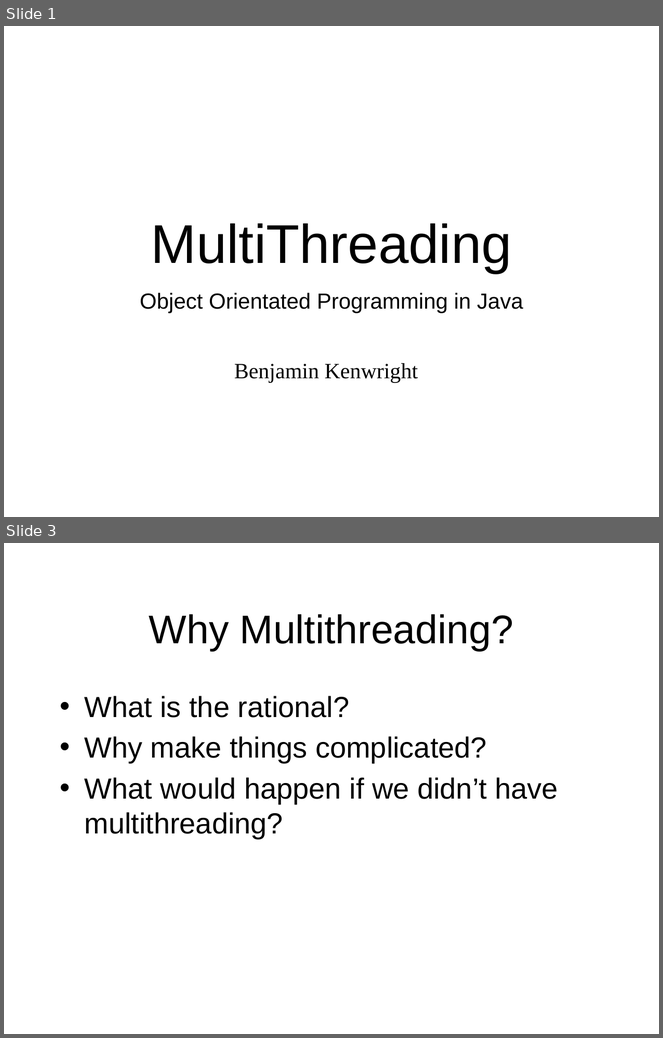
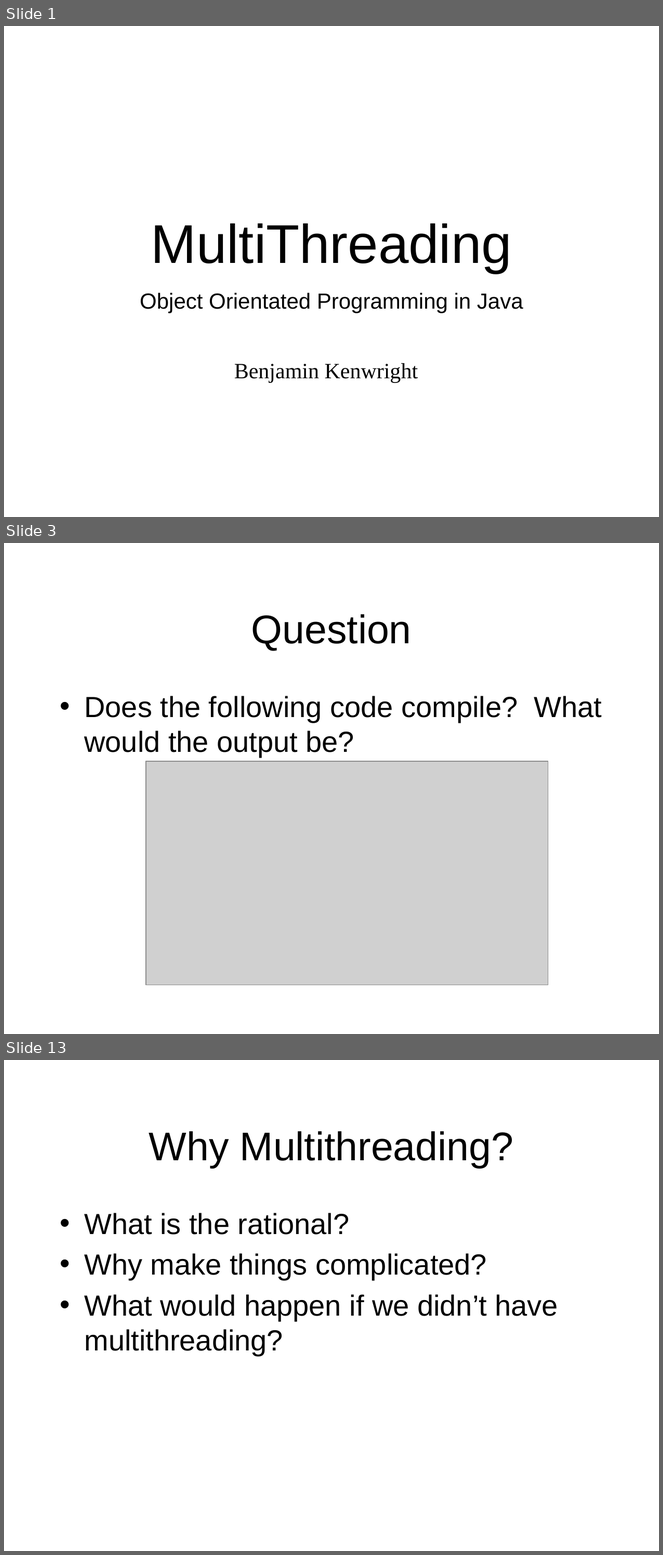
Before and after one commit to octaviordz/zjnu2017.github.io, a slide deck: OOP/lectures/100--Java.MultiThreading.pptx. Shown one above the other, each under a label of ours: slides 1 and 3 before the commit, slides 1, 3 and 13 after it; the slides between them are not shown. The pictures are 663x1038 and 663x1555 pixels, drawn with LibreOffice and Linux fonts; fonts in the diff are those of the drawing; grey boxes stand for pictures. Boxes give left, top, right and bottom in pixels: in the first picture for what was removed or moved away, otherwise in the second. Text is boxed around its words. In the diff, an @@ line names an element or a change of style, - is before the commit and + after.

Commit message:
Threading slides - example questions.

```diff
--- a/OOP/lectures/100--Java.MultiThreading.pptx
+++ b/OOP/lectures/100--Java.MultiThreading.pptx
@@ slide 3 added at (x1=4, y1=543, x2=659, y2=1034), background #FFFFFF @@
@@ title added at (x1=252, y1=614, x2=412, y2=651), 44 pt, text #000000 @@
+Question
@@ text added at (x1=84, y1=696, x2=602, y2=758), 32 pt, text #000000 @@
+• Does the following code compile? What would the output be?
@@ picture added at (x1=146, y1=761, x2=548, y2=985) @@
@@ what was slide 3 is now slide 13 @@
```
Also in this commit, not shown: 1 slide changed, 9 other slides added.
